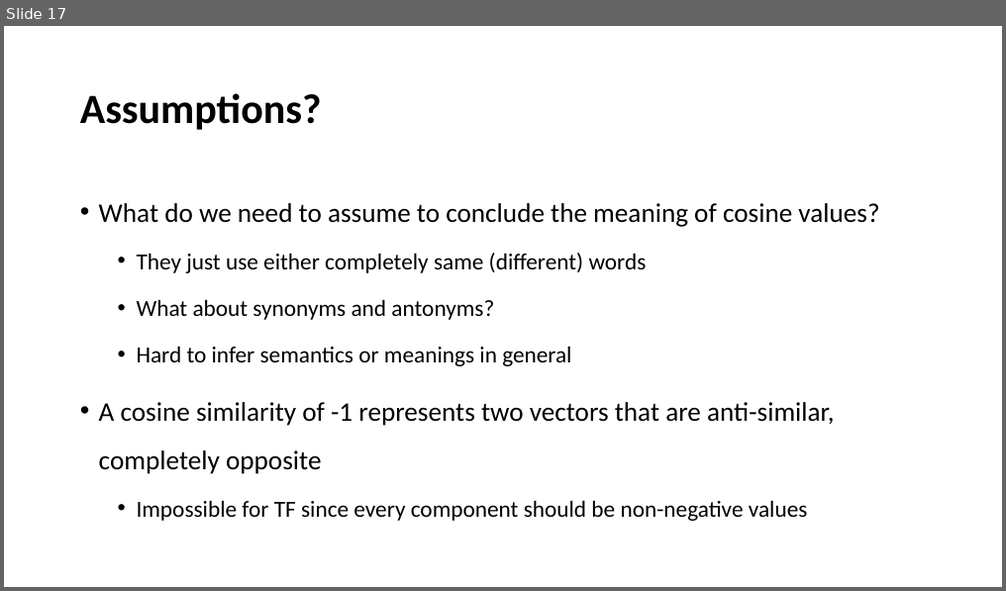
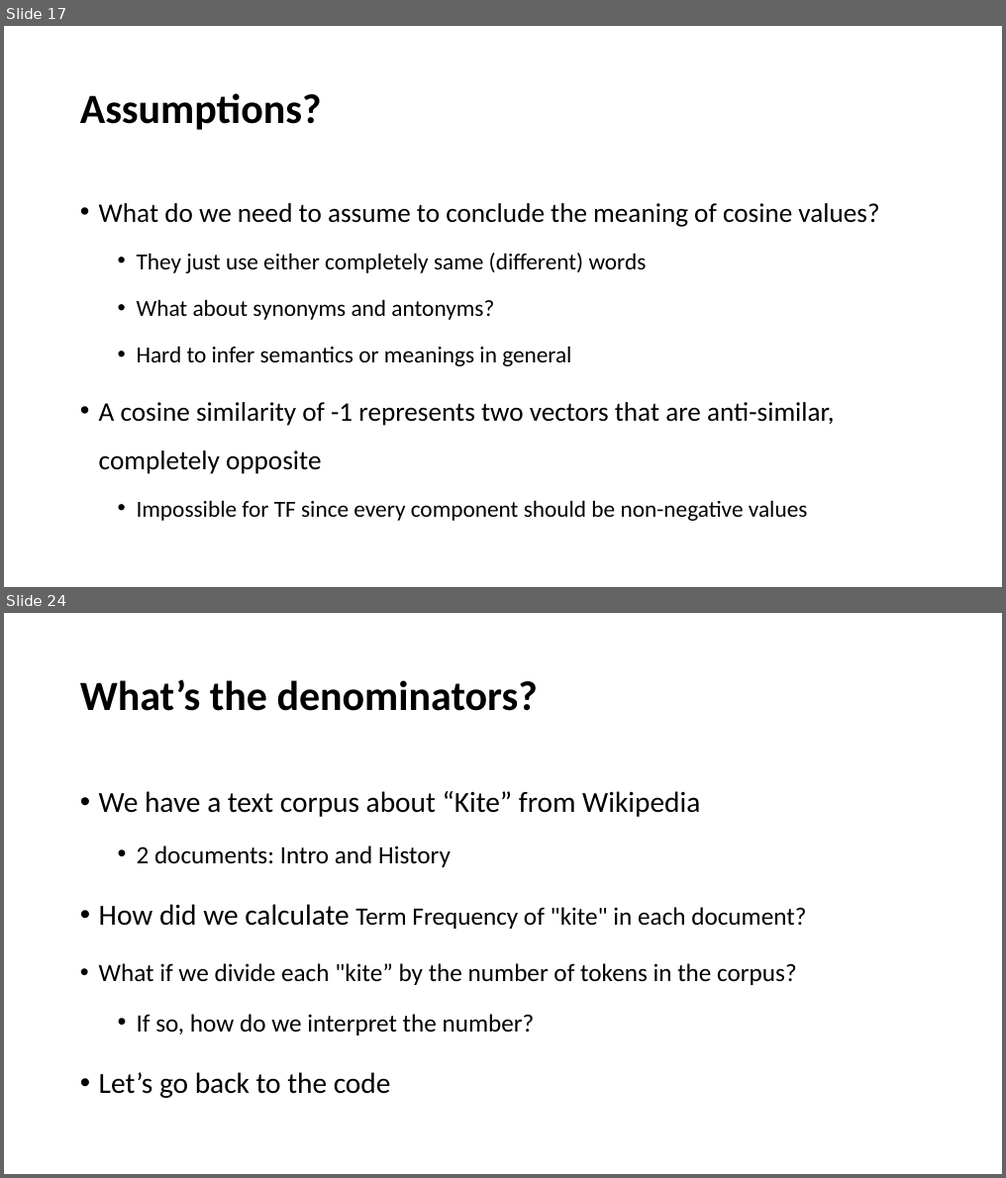
Before and after one commit to YeabinMoonEcon/BUS211, a slide deck: BUS243_NLP/lecture_notes/Lecture3.pptx. Shown one above the other, each under a label of ours: slide 17 before the commit, slides 17 and 24 after it; the slides between them are not shown. The pictures are 1006x591 and 1006x1178 pixels, drawn with LibreOffice and Linux fonts; fonts in the diff are those of the drawing. Boxes give left, top, right and bottom in pixels: in the first picture for what was removed or moved away, otherwise in the second. Text is boxed around its words. In the diff, an @@ line names an element or a change of style, - is before the commit and + after.

```diff
--- a/BUS243_NLP/lecture_notes/Lecture3.pptx
+++ b/BUS243_NLP/lecture_notes/Lecture3.pptx
@@ slide 24 added at (4, 613, 1002, 1174), background #FFFFFF @@
@@ title added at (80, 679, 538, 711), 40 pt, text #000000, bold @@
+What’s the denominators?
@@ text added at (99, 791, 806, 1098), 24 pt, text #000000 @@
+• We have a text corpus about “Kite” from Wikipedia
+  • 2 documents: Intro and History
+• How did we calculate Term Frequency of "kite" in each document?
+• What if we divide each "kite” by the number of tokens in the corpus?
+  • If so, how do we interpret the number?
+• Let’s go back to the code
```
Also in this commit, not shown: 1 slide changed, 13 other slides added, 4 other files.
